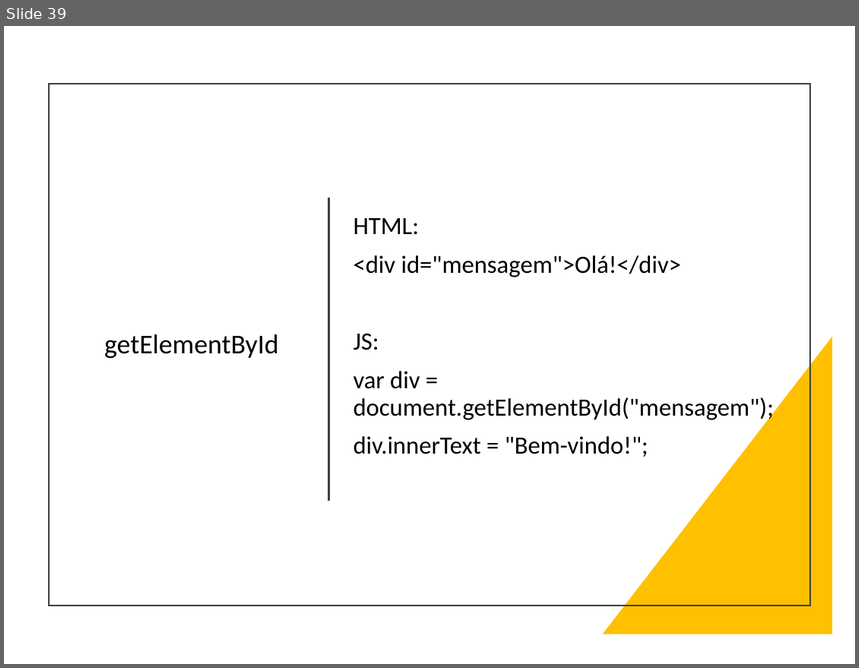
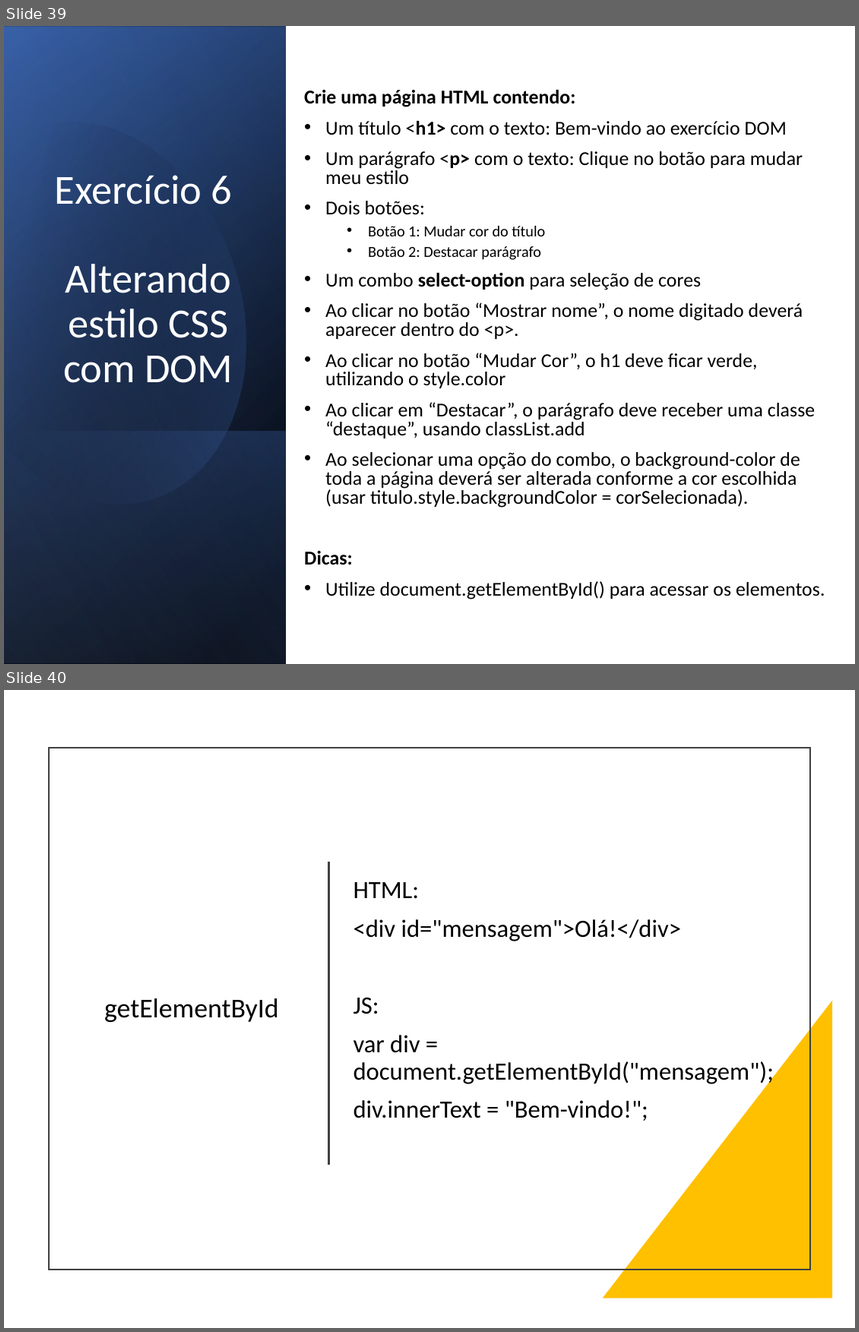
Before and after one commit to thiagospin/APLICWEBI, a slide deck: slides/HTML e CSS.pptx. Shown one above the other, each under a label of ours: slide 39 before the commit, slides 39 and 40 after it. The pictures are 859x668 and 859x1332 pixels, drawn with LibreOffice and Linux fonts; fonts in the diff are those of the drawing. Boxes give left, top, right and bottom in pixels: in the first picture for what was removed or moved away, otherwise in the second. Text is boxed around its words. In the diff, an @@ line names an element or a change of style, - is before the commit and + after.

Commit message:
Novos exercícios

```diff
--- a/slides/HTML e CSS.pptx
+++ b/slides/HTML e CSS.pptx
@@ slide 39 added at (4,26,855,664), background #FFFFFF @@
@@ rectangle added at (4,26,855,664), fill #FFFFFF @@
@@ rectangle added at (5,26,286,664), fill gradient #000000 to #2F5597 @@
@@ rectangle added at (5,28,286,664), fill gradient #000000 to #4472C4 @@
@@ rectangle added at (5,26,286,663), fill gradient #000000 to #8FAADC @@
@@ freeform shape added at (4,86,290,535), fill gradient #000000 to #4472C4 @@
@@ text added at (304,90,825,600), 16.6 pt, text #000000 @@
+Crie uma página HTML contendo:
+• Um título <h1> com o texto: Bem-vindo ao exercício DOM
+• Um parágrafo <p> com o texto: Clique no botão para mudar meu estilo
+• Dois botões:
+  • Botão 1: Mudar cor do título
+  • Botão 2: Destacar parágrafo
+• Um combo select-option para seleção de cores
+• Ao clicar no botão “Mostrar nome”, o nome digitado deverá aparecer dentro do <p>.
+• Ao clicar no botão “Mudar Cor”, o h1 deve ficar verde, utilizando o style.color
+• Ao clicar em “Destacar”, o parágrafo deve receber uma classe “destaque”, usando classList.add
+• Ao selecionar uma opção do combo, o background-color de toda a página deverá ser alterada conforme a cor escolhida (usar titulo.style.backgroundColor = corSelecionada).
+Dicas:
+• Utilize document.getElementById() para acessar os elementos.
@@ title added at (55,175,233,383), 35 pt, text #FFFFFF @@
+Exercício 6
+Alterando estilo CSS com DOM
@@ rectangle added at (5,432,286,664), fill gradient #4472C4 to #000000 @@
@@ what was slide 39 is now slide 40 @@
```
Also in this commit, not shown: 1 other file.
